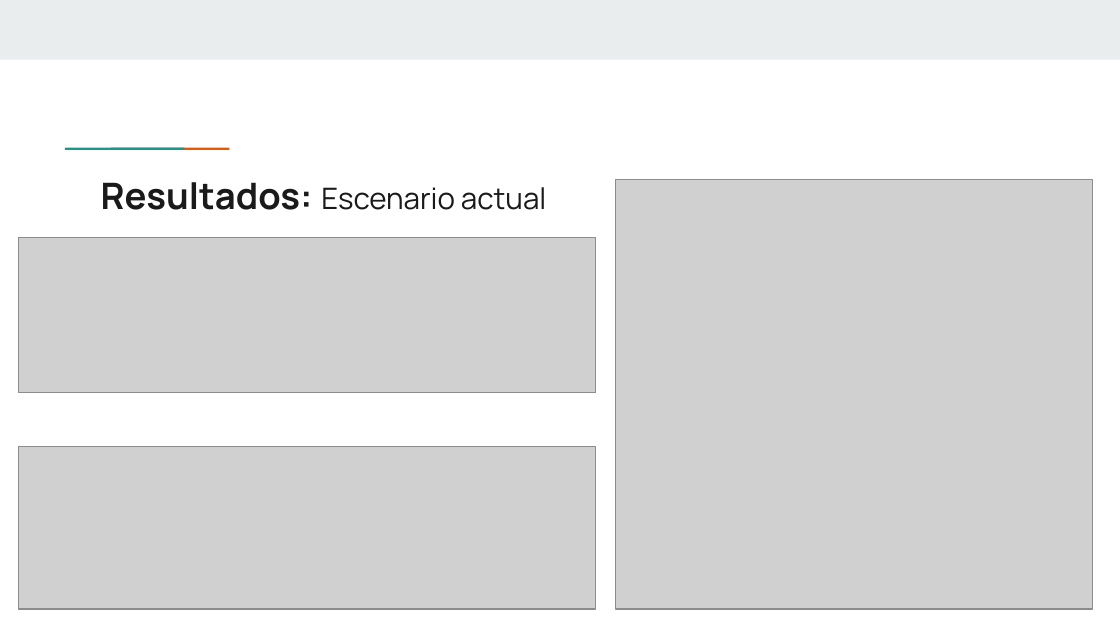
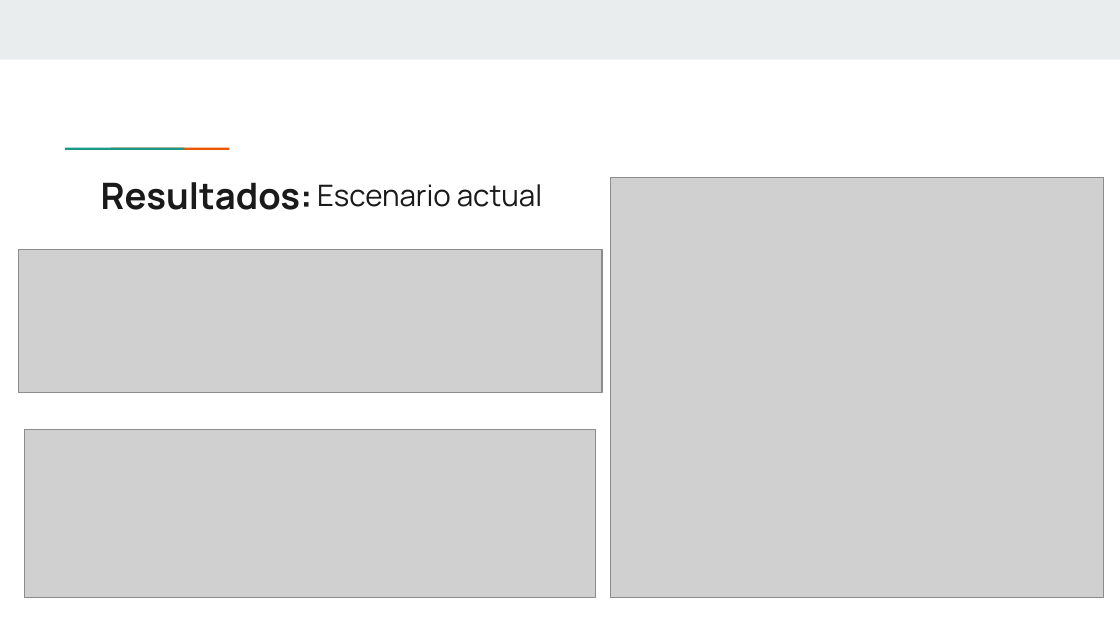
Before and after one commit to NazarethEliasNalbandian/server-requests-simulation, a slide deck: slide 13 of Simulación de Peticiones.pptx. Drawn at 1120x630 pixels with LibreOffice and Linux fonts; fonts in the diff are those of the drawing; grey boxes stand for pictures. Boxes give left, top, right and bottom in pixels: in the first picture for what was removed or moved away, otherwise in the second. Text is boxed around its words. In the diff, an @@ line names an element or a change of style, - is before the commit and + after.

Commit message:
Modifico escenarios ppt

```diff
--- a/Simulación de Peticiones.pptx
+++ b/Simulación de Peticiones.pptx
@@ text "Escenario actual": place and size @@
-text "Escenario actual" at box(321, 187, 546, 210)
+text "Escenario actual" at box(317, 184, 542, 207)
@@ picture: place and size @@
-picture at box(616, 179, 1093, 609)
+picture at box(610, 178, 1103, 598)
@@ picture: place and size @@
-picture at box(19, 237, 596, 393)
+picture at box(19, 250, 603, 393)
@@ picture: place and size @@
-picture at box(19, 447, 596, 609)
+picture at box(25, 430, 596, 598)
```
Also in this commit, not shown: 4 other slides changed.
